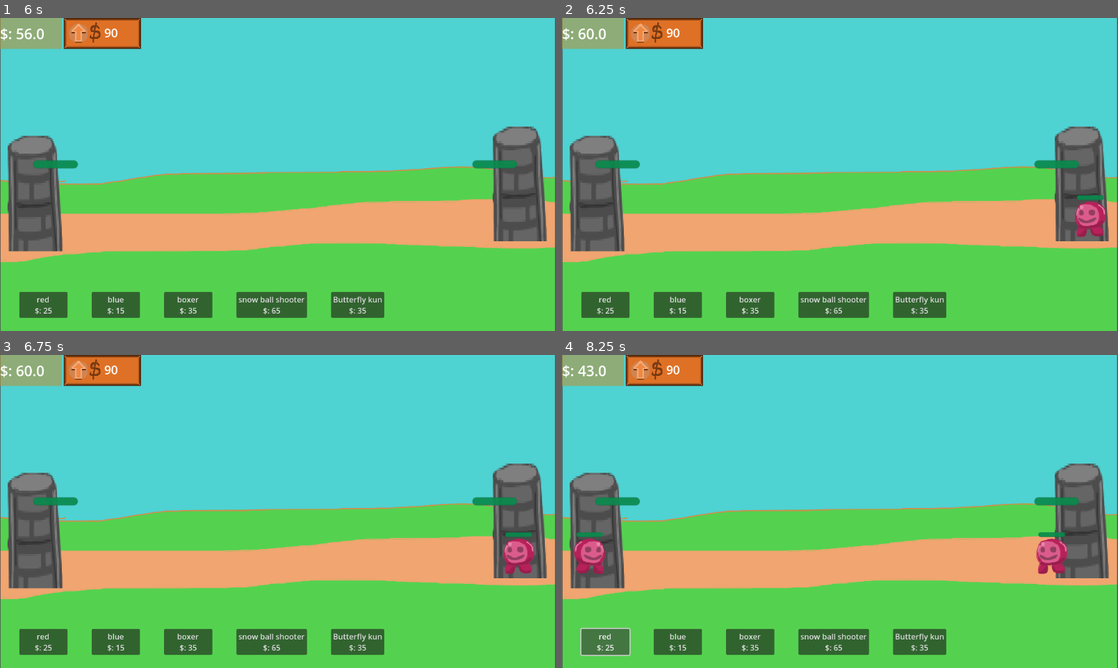
Above: before the commit, frames 1-4 (two rows, left to right).
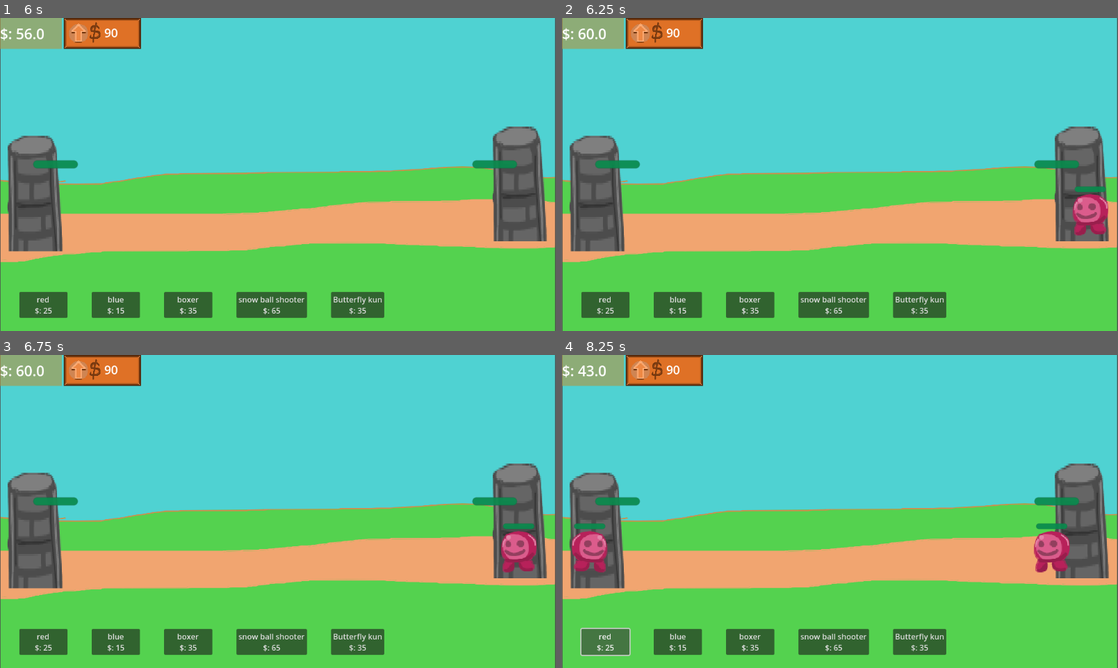
Above: after the commit, the same moments.

Repository: redmaker007/FFFight
Game: Godot game, scene res://scene/node_2d.tscn
The game is run twice, just before and just after one commit, with the same random seed, the same clock (stepped at 60 frames per second) and the same inputs.
Inputs (mouse positions are in pixels of both pictures, inside the frame that each line leads up to):
- Up to frame 1 (6 s): click "45" at 0.5 s; click "red $: 25" at 1.25 s; click "blue $: 15" at 2 s; click "boxer $: 35" at 2.75 s; click "snow ball shooter $: 65" at 3.5 s; click "Butterfly kun $: 35" at 4.25 s; click (150, 174) at 5.02 s; click "45" at 5.75 s
- Up to frame 2 (6.25 s): no input
- Up to frame 3 (6.75 s): click "90" at 6.5 s
- Up to frame 4 (8.25 s): click "90" at 7.25 s; click "red $: 25" at 8 s

Frame 1 is identical in both runs. In frame 2, 0.6% of the frame differs, in the area x 91-99%, y 53-70%; in frame 3, 0.6%; in frame 4, 1.3%, in the area x 1-92%, y 53-70%.

Commit message:
update7.7

Diff:
--- a/minion.gd
+++ b/minion.gd
@@ -58,6 +58,7 @@
 var side = "ally"
 var size = 1
 var unit_name
+var unit_id
 var att_CD_sec
 var target_scan_timer: float = 0.0
 var scan_interval: float = 0.06 # 0.2秒索敌一次 (也就是每秒5次)
@@ -82,6 +83,7 @@
 	att_CD_sec = 0
 	set_abilities(data.ability)
 
+	unit_id = data.minion_id
 
 	pass
 
@@ -174,6 +176,7 @@
 # ------------------------------------------------------------------------------
 #预引用
 @onready var sprite = $Minion
+@onready var anim_sprite = $AnimatedSprite2D
 
 func set_png(png):
 	$Minion.texture = png
@@ -195,8 +198,8 @@
 func attack_animation():
 	if is_dead:
 		return
-	if unit_name == "boxer":
-		play_anim("attack",get_moded_stat("att_spd"))
+	if unit_id in ["boxer","snow_b_s"]:
+		play_anim(unit_id+" "+"attack",get_moded_stat("att_spd"))
 		return
 	var side_sign
 	var base_pos = $Minion.position
@@ -212,6 +215,11 @@
 	tw.tween_property($Minion,"rotation_degrees",0,0.05)
 
 func death_animation():
+	var imag
+	if anim_sprite.visible == true:
+		imag = anim_sprite
+	else:
+		imag = sprite
 	$health.visible = false
 	# 视觉层级调整 (让尸体跳到最前面，不要被地板遮住)
 	z_index = 100
@@ -232,13 +240,13 @@
 	tw.set_parallel(true) # 让下面的动作同时发生
 
 	# 1. Y轴：向上跳 (模拟重力减速：Ease Out)
-	tw.tween_property(sprite, "position:y", -jump_height, jump_time).as_relative().set_trans(Tween.TRANS_QUAD).set_ease(Tween.EASE_OUT)
+	tw.tween_property(imag, "position:y", -jump_height, jump_time).as_relative().set_trans(Tween.TRANS_QUAD).set_ease(Tween.EASE_OUT)
 
 	# 2. X轴：横向移动总距离的 40% (线性移动，模拟惯性)
-	tw.tween_property(sprite, "position:x", side_dist * 0.4 * dir, jump_time).as_relative().set_trans(Tween.TRANS_LINEAR)
+	tw.tween_property(imag, "position:x", side_dist * 0.4 * dir, jump_time).as_relative().set_trans(Tween.TRANS_LINEAR)
 
 	# 3. 旋转：开始疯狂旋转
-	tw.tween_property(sprite, "rotation_degrees", 360.0 * dir, jump_time).as_relative()
+	tw.tween_property(imag, "rotation_degrees", 360.0 * dir, jump_time).as_relative()
 
 
 	# ==============================
@@ -249,13 +257,13 @@
 	tw.tween_interval(jump_time)
 	tw.set_parallel(true)
 	# 1. Y轴：掉出屏幕 (模拟重力加速：Ease In)
-	tw.tween_property(sprite, "position:y", 1000.0, 0.5).as_relative().set_trans(Tween.TRANS_QUAD).set_ease(Tween.EASE_IN)
+	tw.tween_property(imag, "position:y", 1000.0, 0.5).as_relative().set_trans(Tween.TRANS_QUAD).set_ease(Tween.EASE_IN)
 
 	# 2. X轴：继续横向移动剩下的 60% (保持线性，让弧线圆润)
-	tw.tween_property(sprite, "position:x", side_dist * 0.6 * dir, 0.5).as_relative().set_trans(Tween.TRANS_LINEAR)
+	tw.tween_property(imag, "position:x", side_dist * 0.6 * dir, 0.5).as_relative().set_trans(Tween.TRANS_LINEAR)
 
 	# 3. 旋转：继续旋转 (防止空中停转)
-	tw.tween_property(sprite, "rotation_degrees", 360.0 * dir, 0.5).as_relative()
+	tw.tween_property(imag, "rotation_degrees", 360.0 * dir, 0.5).as_relative()
 
 
 
@@ -264,7 +272,7 @@
 	pass
 func refresh():
 	$health.value = float(get_moded_stat("hp"))/float(get_moded_stat("max_hp"))*100
-	if unit_name == "boxer":
+	if unit_id in ["boxer","snow_b_s"]:
 		$AnimatedSprite2D.visible = true
 		$Minion.visible = false
 
@@ -375,8 +383,7 @@
 		if target_scan_timer <= 0:
 			target_scan_timer = scan_interval + randf_range(-0.05, 0.02)
 			var found = find_target()
-			if unit_name == "Butterfly kun":
-				print(found.unit_name,found.position.x)
+
 			if found:
 		# 只有距离够近才切换攻击状态
 				if abs(found.position.x - self.position.x) <= stat_dic["att_r"]:
--- a/resources/minion/boxer.tres
+++ b/resources/minion/boxer.tres
@@ -16,5 +16,6 @@
 att_r = 50.0
 att_spd = 1.4
 image = ExtResource("1_hs3yi")
+size = 0.2
 ability = Array[ExtResource("1_twtls")]([ExtResource("2_tg386")])
 metadata/_custom_type_script = "uid://dw6wb6dt8h3n5"
--- a/resources/minion/red.tres
+++ b/resources/minion/red.tres
@@ -10,10 +10,10 @@
 minion_name = "red"
 cost = 25
 speed = 40.0
-max_hp = 250.0
+max_hp = 350.0
 att = 10.0
 att_r = 30.0
 att_spd = 0.7
 image = ExtResource("1_ydb8h")
-size = 0.2
+size = 0.4
 metadata/_custom_type_script = "uid://dw6wb6dt8h3n5"
--- a/resources/minion/snow_ball_shooter.tres
+++ b/resources/minion/snow_ball_shooter.tres
@@ -16,6 +16,6 @@
 att_r = 250.0
 att_spd = 1.8
 image = ExtResource("1_fgek5")
-size = -0.1
+size = 0.1
 ability = Array[ExtResource("1_gxrbv")]([ExtResource("1_ymcjq")])
 metadata/_custom_type_script = "uid://dw6wb6dt8h3n5"
--- a/resources/resource_precast/minion_data.gd
+++ b/resources/resource_precast/minion_data.gd
@@ -13,5 +13,6 @@
 @export var att_r:float
 @export var att_spd:float
 @export var image:Texture2D
+@export var animation:Texture2D
 @export var size:float
 @export var ability:Array[ability_data]
--- a/scene/minion_node.tscn
+++ b/scene/minion_node.tscn
@@ -12,6 +12,7 @@
 [ext_resource type="Script" uid="uid://cqod45sb820xc" path="res://scene/detector.gd" id="10_x8bxv"]
 [ext_resource type="Texture2D" uid="uid://d3j01nbl7m6fs" path="res://art/unit_animation/boxer/boxer_attack.png" id="11_x8bxv"]
 [ext_resource type="Texture2D" uid="uid://g4rtccotv2ig" path="res://art/unit_animation/boxer/boxer_walk.png" id="12_kplco"]
+[ext_resource type="Texture2D" uid="uid://di4ghp0fbifck" path="res://art/unit_animation/snow_ball_shooter/sn_b_s_sprite.png" id="13_kplco"]
 
 [sub_resource type="ShaderMaterial" id="ShaderMaterial_xwy43"]
 shader = ExtResource("4_25jae")
@@ -91,6 +92,70 @@
 atlas = ExtResource("12_kplco")
 region = Rect2(320, 0, 64, 64)
 
+[sub_resource type="AtlasTexture" id="AtlasTexture_gx10k"]
+atlas = ExtResource("13_kplco")
+region = Rect2(512, 0, 64, 64)
+
+[sub_resource type="AtlasTexture" id="AtlasTexture_iw2kd"]
+atlas = ExtResource("13_kplco")
+region = Rect2(576, 0, 64, 64)
+
+[sub_resource type="AtlasTexture" id="AtlasTexture_xlnbr"]
+atlas = ExtResource("13_kplco")
+region = Rect2(640, 0, 64, 64)
+
+[sub_resource type="AtlasTexture" id="AtlasTexture_0m4c5"]
+atlas = ExtResource("13_kplco")
+region = Rect2(704, 0, 64, 64)
+
+[sub_resource type="AtlasTexture" id="AtlasTexture_mag2p"]
+atlas = ExtResource("13_kplco")
+region = Rect2(768, 0, 64, 64)
+
+[sub_resource type="AtlasTexture" id="AtlasTexture_qvypu"]
+atlas = ExtResource("13_kplco")
+region = Rect2(832, 0, 64, 64)
+
+[sub_resource type="AtlasTexture" id="AtlasTexture_68xlh"]
+atlas = ExtResource("13_kplco")
+region = Rect2(896, 0, 64, 64)
+
+[sub_resource type="AtlasTexture" id="AtlasTexture_g4rhy"]
+atlas = ExtResource("13_kplco")
+region = Rect2(960, 0, 64, 64)
+
+[sub_resource type="AtlasTexture" id="AtlasTexture_8n143"]
+atlas = ExtResource("13_kplco")
+region = Rect2(0, 0, 64, 64)
+
+[sub_resource type="AtlasTexture" id="AtlasTexture_0vb5u"]
+atlas = ExtResource("13_kplco")
+region = Rect2(64, 0, 64, 64)
+
+[sub_resource type="AtlasTexture" id="AtlasTexture_vuyac"]
+atlas = ExtResource("13_kplco")
+region = Rect2(128, 0, 64, 64)
+
+[sub_resource type="AtlasTexture" id="AtlasTexture_pek35"]
+atlas = ExtResource("13_kplco")
+region = Rect2(192, 0, 64, 64)
+
+[sub_resource type="AtlasTexture" id="AtlasTexture_1i3iv"]
+atlas = ExtResource("13_kplco")
+region = Rect2(256, 0, 64, 64)
+
+[sub_resource type="AtlasTexture" id="AtlasTexture_kqs22"]
+atlas = ExtResource("13_kplco")
+region = Rect2(320, 0, 64, 64)
+
+[sub_resource type="AtlasTexture" id="AtlasTexture_rct78"]
+atlas = ExtResource("13_kplco")
+region = Rect2(384, 0, 64, 64)
+
+[sub_resource type="AtlasTexture" id="AtlasTexture_igk71"]
+atlas = ExtResource("13_kplco")
+region = Rect2(448, 0, 64, 64)
+
 [sub_resource type="SpriteFrames" id="SpriteFrames_gx10k"]
 animations = [{
 "frames": [{
@@ -119,7 +184,7 @@
 "texture": SubResource("AtlasTexture_4t1tr")
 }],
 "loop": true,
-"name": &"attack",
+"name": &"boxer attack",
 "speed": 8.0
 }, {
 "frames": [{
@@ -142,8 +207,66 @@
 "texture": SubResource("AtlasTexture_bcxgq")
 }],
 "loop": true,
-"name": &"walk",
+"name": &"boxer walk",
 "speed": 6.0
+}, {
+"frames": [{
+"duration": 1.0,
+"texture": SubResource("AtlasTexture_gx10k")
+}, {
+"duration": 1.0,
+"texture": SubResource("AtlasTexture_iw2kd")
+}, {
+"duration": 1.0,
+"texture": SubResource("AtlasTexture_xlnbr")
+}, {
+"duration": 1.0,
+"texture": SubResource("AtlasTexture_0m4c5")
+}, {
+"duration": 1.0,
+"texture": SubResource("AtlasTexture_mag2p")
+}, {
+"duration": 1.0,
+"texture": SubResource("AtlasTexture_qvypu")
+}, {
+"duration": 1.0,
+"texture": SubResource("AtlasTexture_68xlh")
+}, {
+"duration": 1.0,
+"texture": SubResource("AtlasTexture_g4rhy")
+}],
+"loop": true,
+"name": &"snow_b_s attack",
+"speed": 8.0
+}, {
+"frames": [{
+"duration": 1.0,
+"texture": SubResource("AtlasTexture_8n143")
+}, {
+"duration": 1.0,
+"texture": SubResource("AtlasTexture_0vb5u")
+}, {
+"duration": 1.0,
+"texture": SubResource("AtlasTexture_vuyac")
+}, {
+"duration": 1.0,
+"texture": SubResource("AtlasTexture_pek35")
+}, {
+"duration": 1.0,
+"texture": SubResource("AtlasTexture_1i3iv")
+}, {
+"duration": 1.0,
+"texture": SubResource("AtlasTexture_kqs22")
+}, {
+"duration": 1.0,
+"texture": SubResource("AtlasTexture_rct78")
+}, {
+"duration": 1.0,
+"texture": SubResource("AtlasTexture_igk71")
+}],
+"loop": true,
+"name": &"snow_b_s walk",
+"speed": 8.0
 }]
 
 [node name="minion_node" type="Node2D"]
@@ -193,5 +316,5 @@
 [node name="AnimatedSprite2D" type="AnimatedSprite2D" parent="."]
 visible = false
 sprite_frames = SubResource("SpriteFrames_gx10k")
-animation = &"attack"
+animation = &"snow_b_s attack"
 speed_scale = 2.0
--- a/walk_state.gd
+++ b/walk_state.gd
@@ -3,8 +3,8 @@
 @onready var mn = get_parent()
 func state_ready():
 
-	if mn.unit_name == "boxer":
-		mn.play_anim("walk",mn.get_moded_stat("speed")/50)
+	if mn.unit_id in ["boxer","snow_b_s"]:
+		mn.play_anim(mn.unit_id+" "+"walk",mn.get_moded_stat("speed")/50)
 	pass
 
 
Binary file added: art/unit_animation/snow_ball_shooter/sn_b_s_sprite.png
Not shown, added: art/unit_animation/snow_ball_shooter/sn_b_s_sprite.png.import
Not shown: 1 places in scene/minion_node.tscn that only renumber resources
